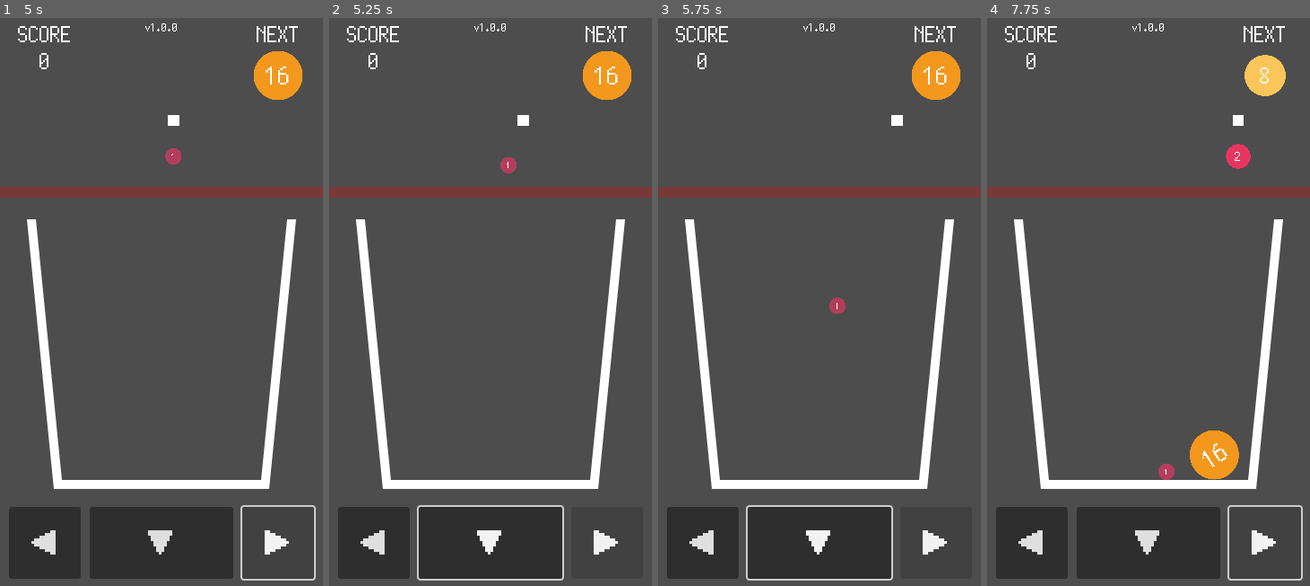
Above: before the commit, frames 1-4 (left to right).
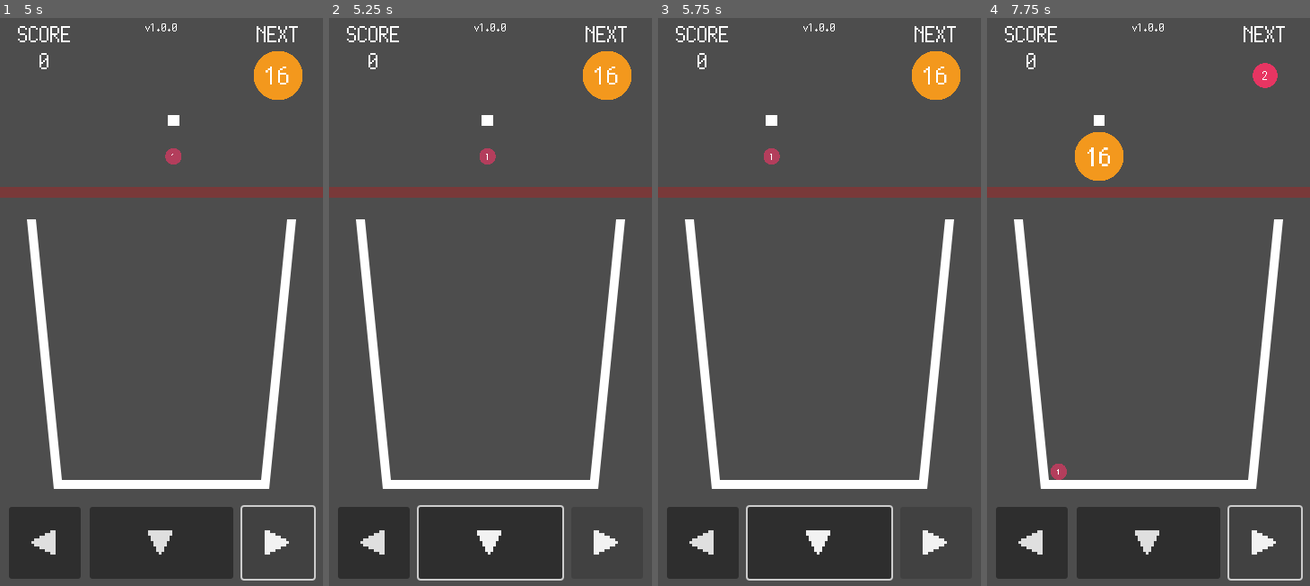
Above: after the commit, the same moments.

Repository: kamikoloss/fruits-puzzle
Game: Godot game, scene res://scenes/main.tscn
The game is run twice, just before and just after one commit, with the same random seed, the same clock (stepped at 60 frames per second) and the same inputs.
Inputs:
- Up to frame 1 (5 s): click "▼" at 0.5 s; click "START" at 1.25 s; click "◀" at 2 s; click "▶" at 2.75 s; tap Enter at 3.5 s; hold Right from 3.53 s (still down); tap Space at 4.25 s
- Up to frame 2 (5.25 s): tap Enter at 5 s; release Right at 5.03 s; hold Left from 5.03 s (still down)
- Up to frame 3 (5.75 s): keep holding Left
- Up to frame 4 (7.75 s): tap Space at 6.5 s; release Left at 6.53 s; hold Down 6.53-7.28 s; hold Right from 7.28 s (still down)

Frame 1 is identical in both runs. In frame 2, 0.4% of the frame differs, in the area x 46-62%, y 17-28%; in frame 3, 0.4%; in frame 4, 3.4%, in the area x 19-93%, y 6-82%.

Commit message:
キーボードで操作できるようにした, ボタンが押されたタイミングを up ではなく down にした

Diff:
--- a/scenes/game.gd
+++ b/scenes/game.gd
@@ -121,8 +121,27 @@
 		_dead_fruit_id_list.erase(_fruit.id)
 
 
-func _on_start_button_up():
-	# ゲームを開始する
+func _input(event):
+	if event is InputEventKey:
+		if event.pressed:
+			match event.keycode:
+				KEY_DOWN:
+					_on_drop_button_down()
+				KEY_LEFT:
+					_on_left_button_down()
+				KEY_RIGHT:
+					_on_right_button_down()
+			if (!_is_game_active):
+				_start_game()
+		else:
+			match event.keycode:
+				KEY_LEFT:
+					_on_left_button_up()
+				KEY_RIGHT:
+					_on_right_button_up()
+
+
+func _on_start_button_button_down():
 	_start_game()
 
 
@@ -142,7 +161,7 @@
 	_is_button_right_down = false
 
 
-func _on_drop_button_up():
+func _on_drop_button_down():
 	if !_is_game_active:
 		return
 	if _current_fruit == null:
--- a/scenes/main.tscn
+++ b/scenes/main.tscn
@@ -194,10 +194,10 @@
 [node name="AudioStreamPlayer2D" type="AudioStreamPlayer2D" parent="Game"]
 volume_db = -6.0
 
-[connection signal="button_up" from="UI/CanvasLayer/VBoxContainer/Body/VBoxContainer/StartButton" to="Game" method="_on_start_button_up"]
+[connection signal="button_down" from="UI/CanvasLayer/VBoxContainer/Body/VBoxContainer/StartButton" to="Game" method="_on_start_button_button_down"]
 [connection signal="button_down" from="UI/CanvasLayer/VBoxContainer/Footer/Buttons/Left" to="Game" method="_on_left_button_down"]
 [connection signal="button_up" from="UI/CanvasLayer/VBoxContainer/Footer/Buttons/Left" to="Game" method="_on_left_button_up"]
-[connection signal="button_up" from="UI/CanvasLayer/VBoxContainer/Footer/Buttons/Drop" to="Game" method="_on_drop_button_up"]
+[connection signal="button_down" from="UI/CanvasLayer/VBoxContainer/Footer/Buttons/Drop" to="Game" method="_on_drop_button_down"]
 [connection signal="button_down" from="UI/CanvasLayer/VBoxContainer/Footer/Buttons/Right" to="Game" method="_on_right_button_down"]
 [connection signal="button_up" from="UI/CanvasLayer/VBoxContainer/Footer/Buttons/Right" to="Game" method="_on_right_button_up"]
 [connection signal="body_entered" from="Game/DeadLine/Area2D" to="Game" method="_on_area_2d_body_entered"]
